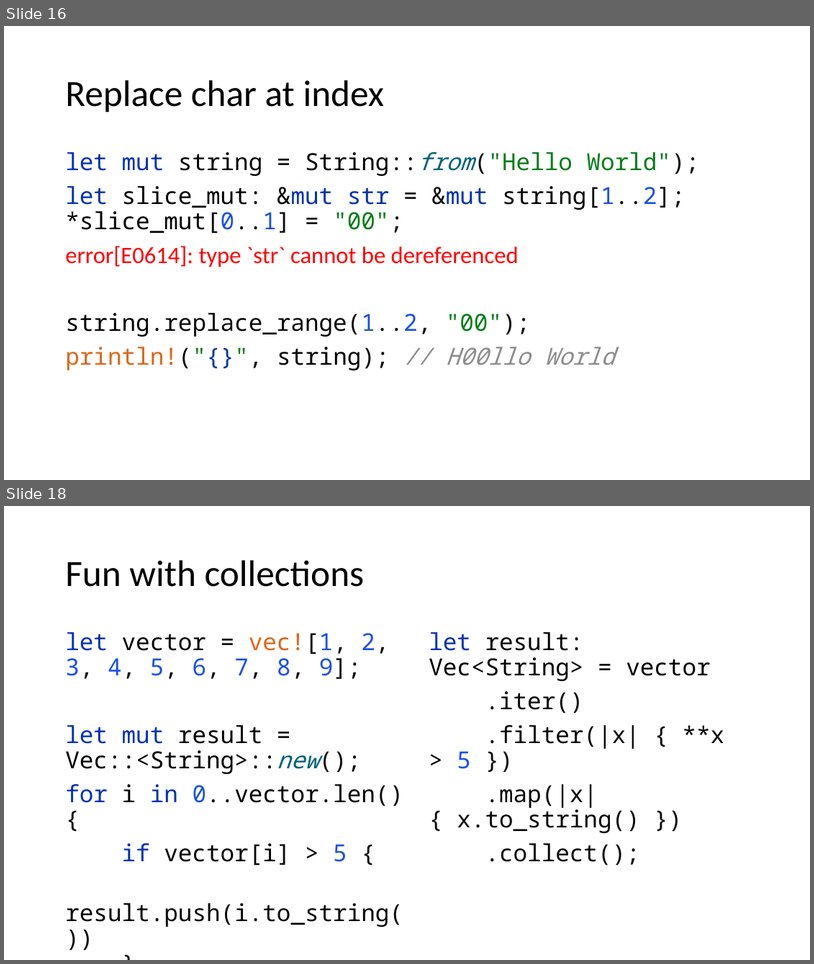
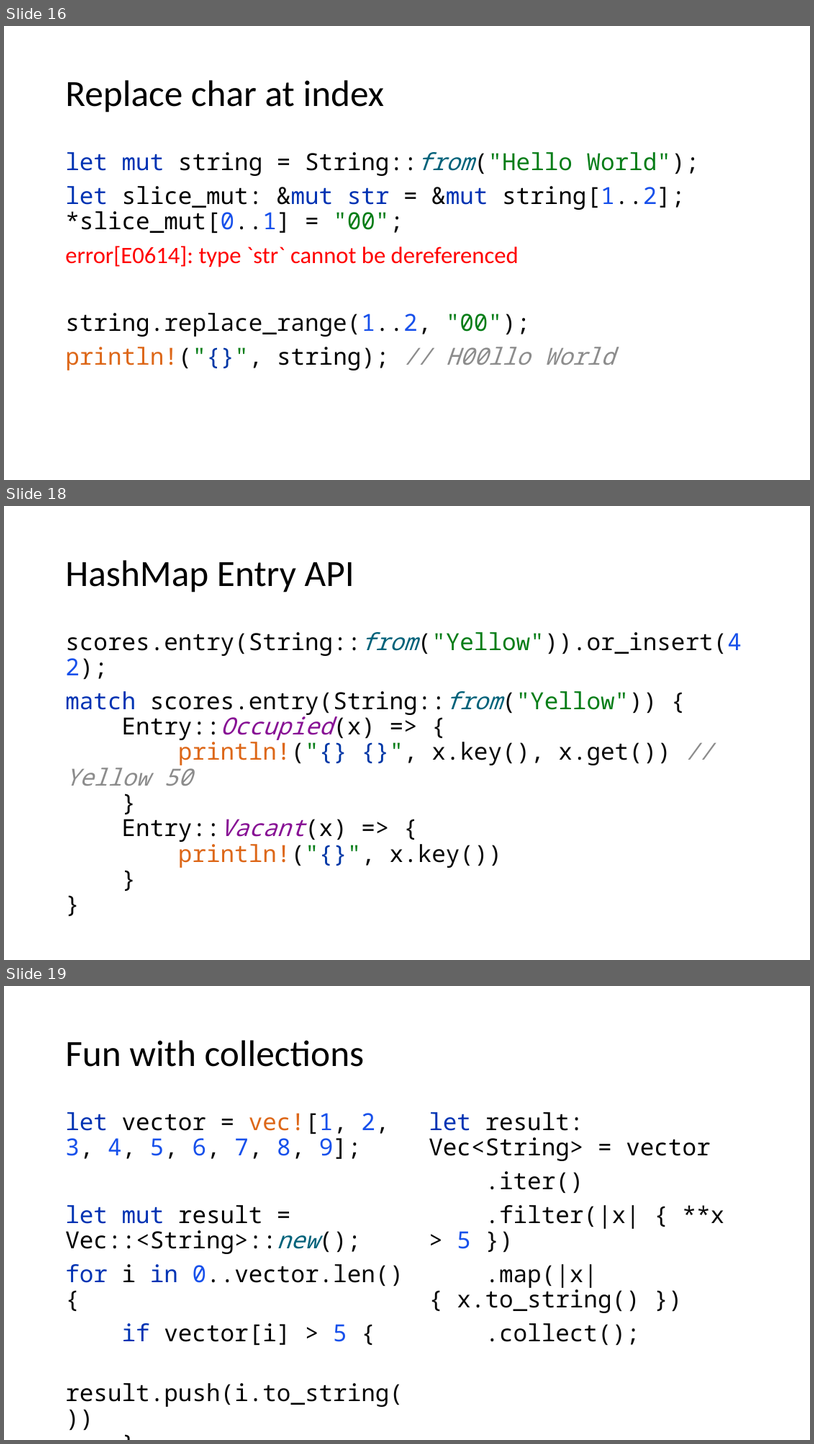
Before and after one commit to kugushev/course-rust-basics, a slide deck: src/08-Collections/08-Collections.pptx. Shown one above the other, each under a label of ours: slides 16 and 18 before the commit, slides 16, 18 and 19 after it; the slides between them are not shown. The pictures are 814x964 and 814x1444 pixels, drawn with LibreOffice and Linux fonts; fonts in the diff are those of the drawing. Boxes give left, top, right and bottom in pixels: in the first picture for what was removed or moved away, otherwise in the second. Text is boxed around its words. In the diff, an @@ line names an element or a change of style, - is before the commit and + after.

```diff
--- a/src/08-Collections/08-Collections.pptx
+++ b/src/08-Collections/08-Collections.pptx
@@ slide 18 added at [4, 506, 810, 960], background #FFFFFF @@
@@ title added at [65, 560, 355, 592], 44 pt, text #000000 @@
+HashMap Entry API
@@ text added at [65, 632, 742, 867], 28 pt, text #080808 @@
+scores.entry(String::from("Yellow")).or_insert(42);
+match scores.entry(String::from("Yellow")) {
+Entry::Occupied(x) => {
+println!("{} {}", x.key(), x.get()) // Yellow 50
+}
+Entry::Vacant(x) => {
+println!("{}", x.key())
+}
+}
@@ what was slide 18 is now slide 19 @@
```
Also in this commit, not shown: 1 slide changed.
